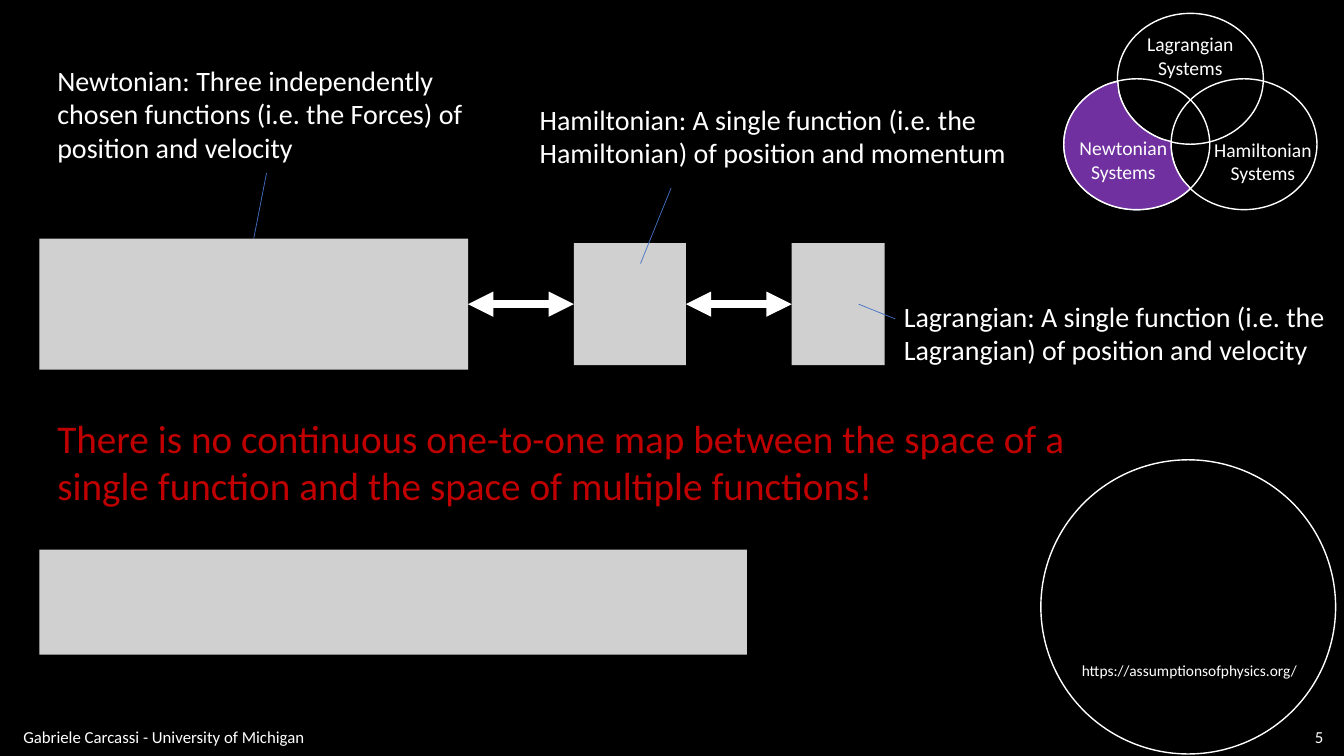
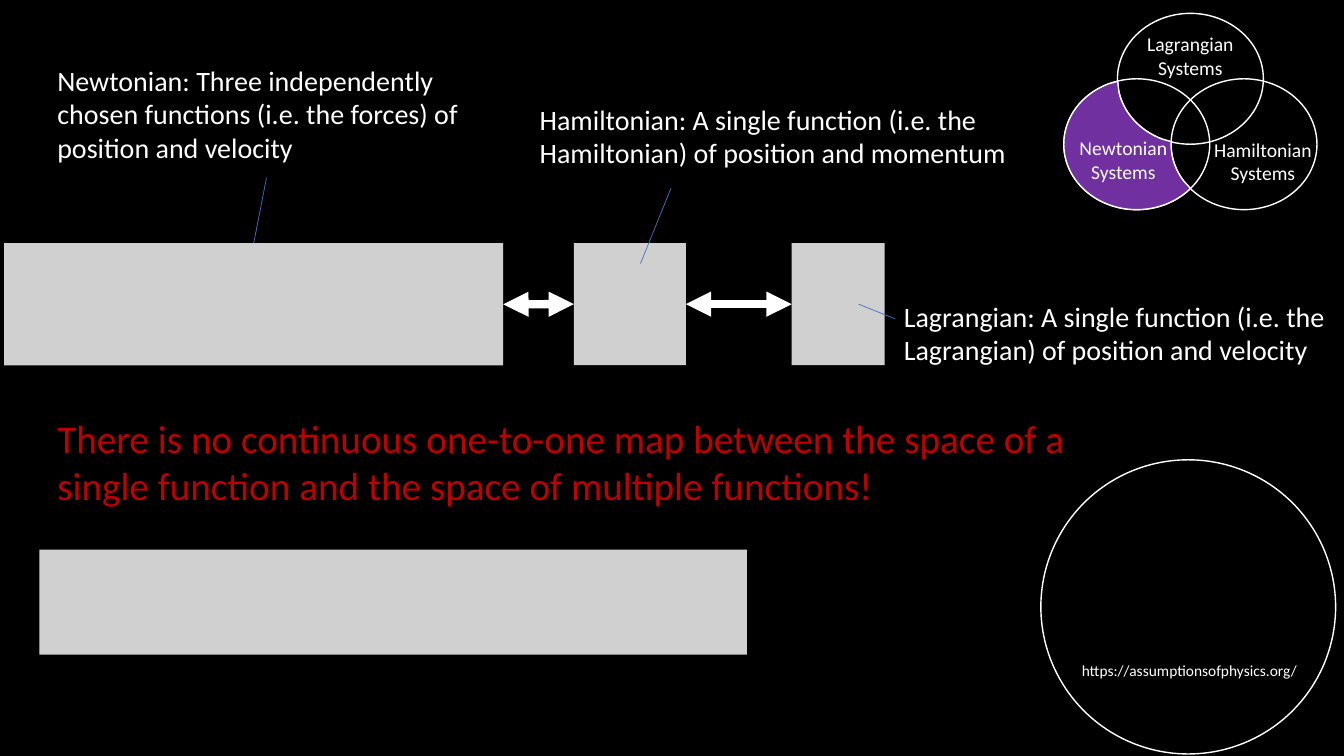
Before and after one commit to assumptionsofphysics/slides, a slide deck: slide 5 of BookCompanions-v2/RP-Class-1.pptx. Drawn at 1344x756 pixels with LibreOffice and Linux fonts; fonts in the diff are those of the drawing; grey boxes stand for pictures; background and template pictures are left out. Boxes give left, top, right and bottom in pixels: in the first picture for what was removed or moved away, otherwise in the second. Text is boxed around its words. In the diff, an @@ line names an element or a change of style, - is before the commit and + after.

```diff
--- a/BookCompanions-v2/RP-Class-1.pptx
+++ b/BookCompanions-v2/RP-Class-1.pptx
@@ text at bbox=[57, 71, 457, 163]: text changed @@
-Newtonian: Three independently chosen functions (i.e. the Forces) of position and velocity
+Newtonian: Three independently chosen functions (i.e. the forces) of position and velocity
@@ line moved from (266, 173) - (254, 239) to (266, 177) - (254, 243) @@
@@ picture: place and size @@
-picture at bbox=[39, 239, 468, 370]
+picture at bbox=[4, 243, 503, 365]
@@ double arrow moved from (468, 304) - (574, 304) to (503, 304) - (574, 304) @@
@@ text removed at bbox=[23, 731, 304, 746] @@
-Gabriele Carcassi - University of Michigan
@@ page number removed at bbox=[1315, 732, 1323, 743] @@
-5
```
Also in this commit, not shown: 14 other slides changed, 1 slide added, 1 other file.
